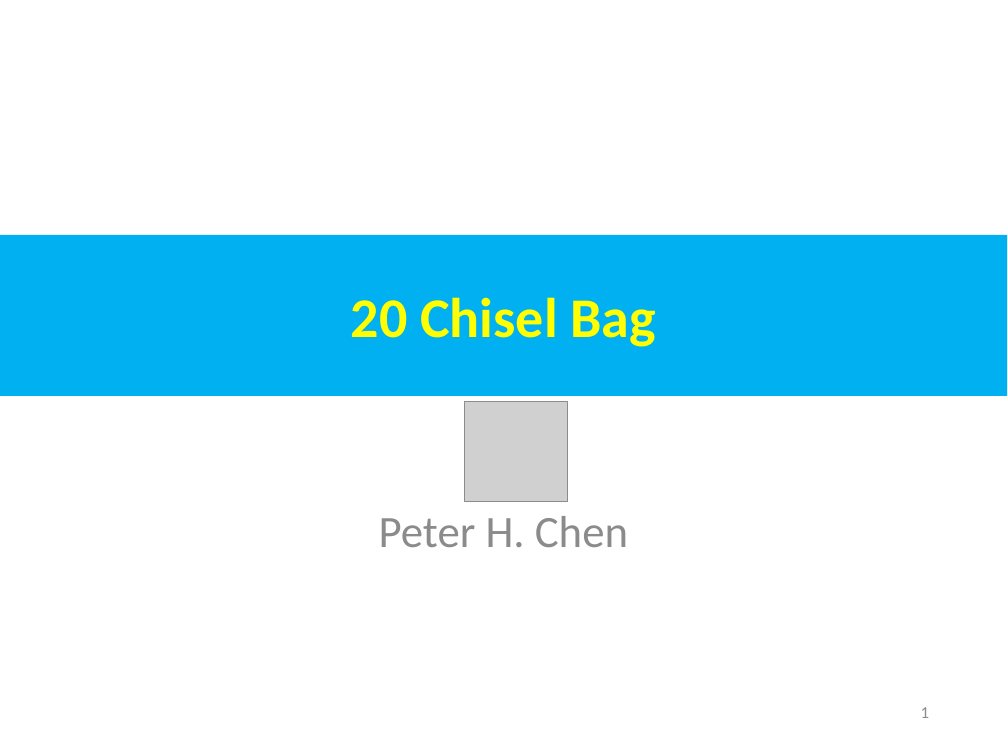
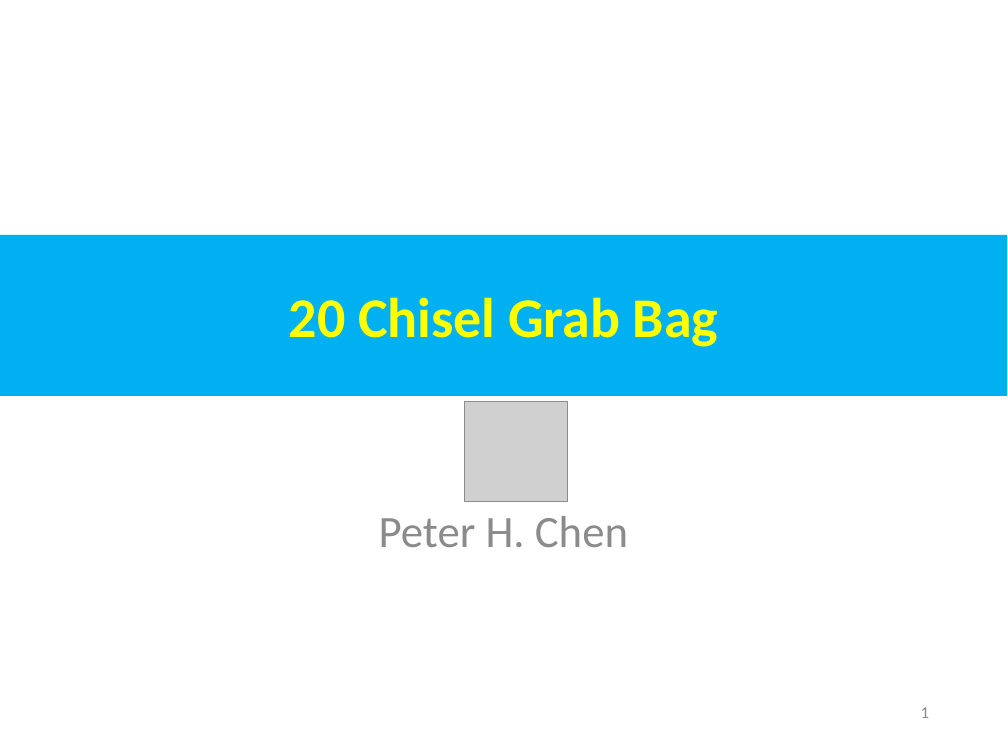
Before and after one commit to peterhchen/AIU_CS800_Chisel, a slide deck: slide 1 of 500_UCSC_HWD/020_Bag/000_Video/020.Bag.ppt. Drawn at 1008x756 pixels with LibreOffice and Linux fonts; fonts in the diff are those of the drawing; grey boxes stand for pictures. Boxes give left, top, right and bottom in pixels: in the first picture for what was removed or moved away, otherwise in the second. Text is boxed around its words. In the diff, an @@ line names an element or a change of style, - is before the commit and + after.

```diff
--- a/500_UCSC_HWD/020_Bag/000_Video/020.Bag.ppt
+++ b/500_UCSC_HWD/020_Bag/000_Video/020.Bag.ppt
@@ text in rectangle at bbox=[289, 297, 719, 347]: text changed @@
-20 Chisel Bag
+20 Chisel Grab Bag
```
Also in this commit, not shown: 6 other slides changed, 29 slides removed.
